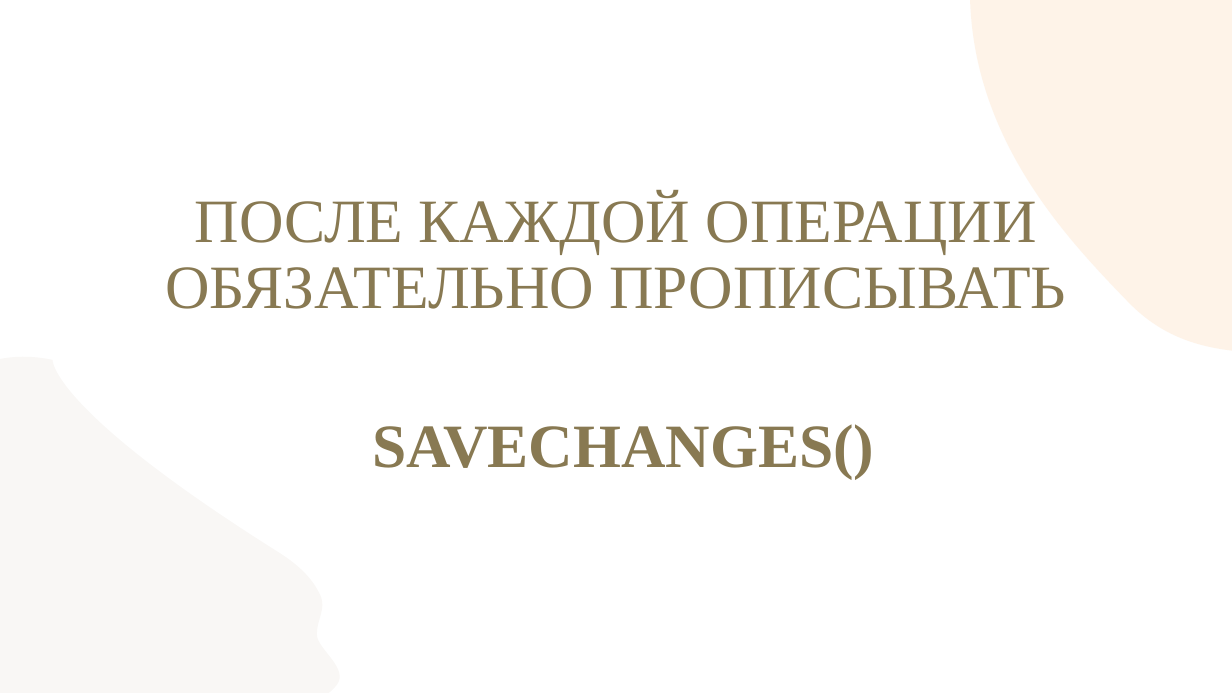
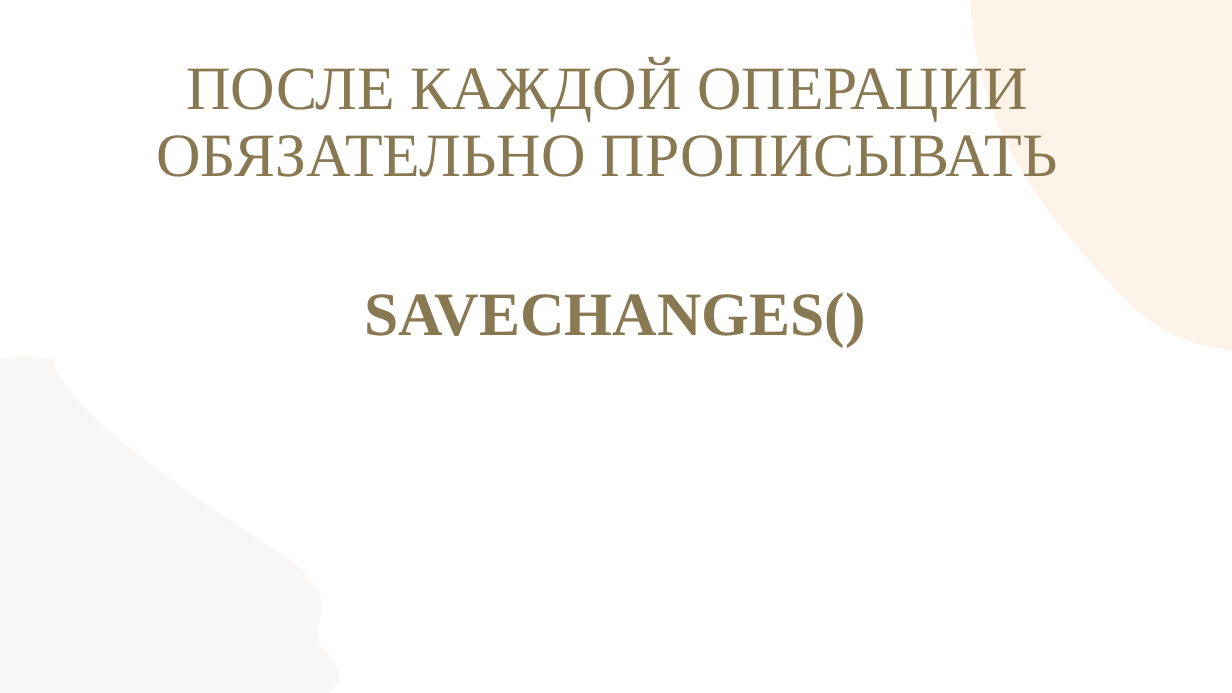
Before and after one commit to gheluag/demoexam_2026, a slide deck: slide 56 of Модуль 2/EF/EF.pptx (slide 45 before the commit). Drawn at 1232x693 pixels with LibreOffice and Linux fonts; fonts in the diff are those of the drawing; background and template pictures are left out. Boxes give left, top, right and bottom in pixels: in the first picture for what was removed or moved away, otherwise in the second. Text is boxed around its words. In the diff, an @@ line names an element or a change of style, - is before the commit and + after.

```diff
--- a/Модуль 2/EF/EF.pptx
+++ b/Модуль 2/EF/EF.pptx
@@ text "ПОСЛЕ КАЖДОЙ ОПЕРАЦИИ ОБЯЗАТЕЛЬНО ПРОПИСЫВАТЬ": place and size @@
-text "ПОСЛЕ КАЖДОЙ ОПЕРАЦИИ ОБЯЗАТЕЛЬНО ПРОПИСЫВАТЬ" at (165, 193, 1067, 479)
+text "ПОСЛЕ КАЖДОЙ ОПЕРАЦИИ ОБЯЗАТЕЛЬНО ПРОПИСЫВАТЬ" at (156, 61, 1058, 346)
```
Also in this commit, not shown: 9 other slides changed, 15 slides added, 37 other files.
